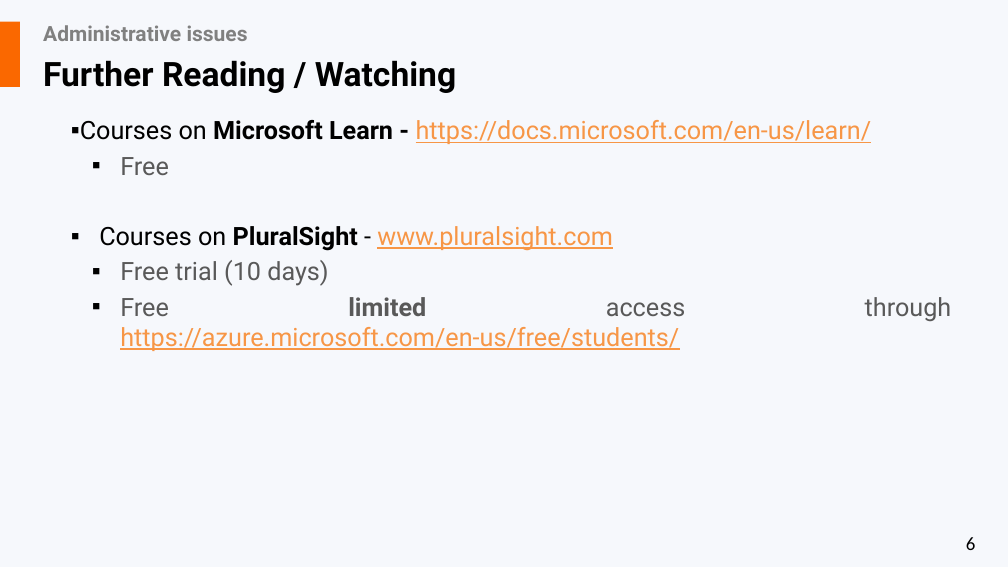
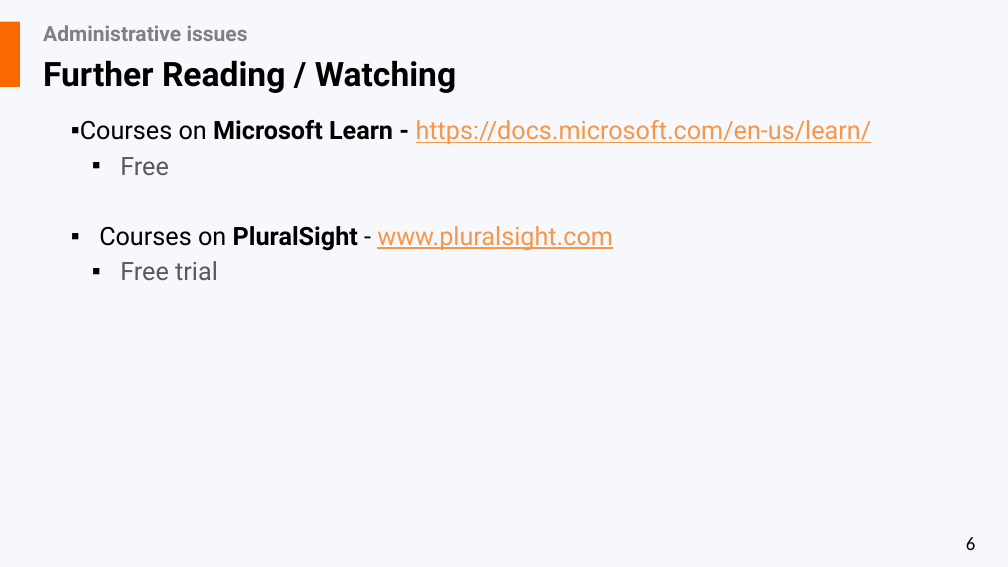
Before and after one commit to liviucotfas/ase-web-and-cloud-applications-security, a slide deck: slide 6 of Presentation ASPNET - Part I.pptx. Drawn at 1008x567 pixels with LibreOffice and Linux fonts; fonts in the diff are those of the drawing. Boxes give left, top, right and bottom in pixels: in the first picture for what was removed or moved away, otherwise in the second. Text is boxed around its words. In the diff, an @@ line names an element or a change of style, - is before the commit and + after.

```diff
--- a/Presentation ASPNET - Part I.pptx
+++ b/Presentation ASPNET - Part I.pptx
@@ text at bbox=[120, 261, 218, 280]: text changed; text colour #F79646 to #595959 @@
-  ▪ Free trial (10 days)
-  ▪ Free limited access through https://azure.microsoft.com/en-us/free/students/
+  ▪ Free trial
```
Also in this commit, not shown: 2 other slides changed, 2 other files.
